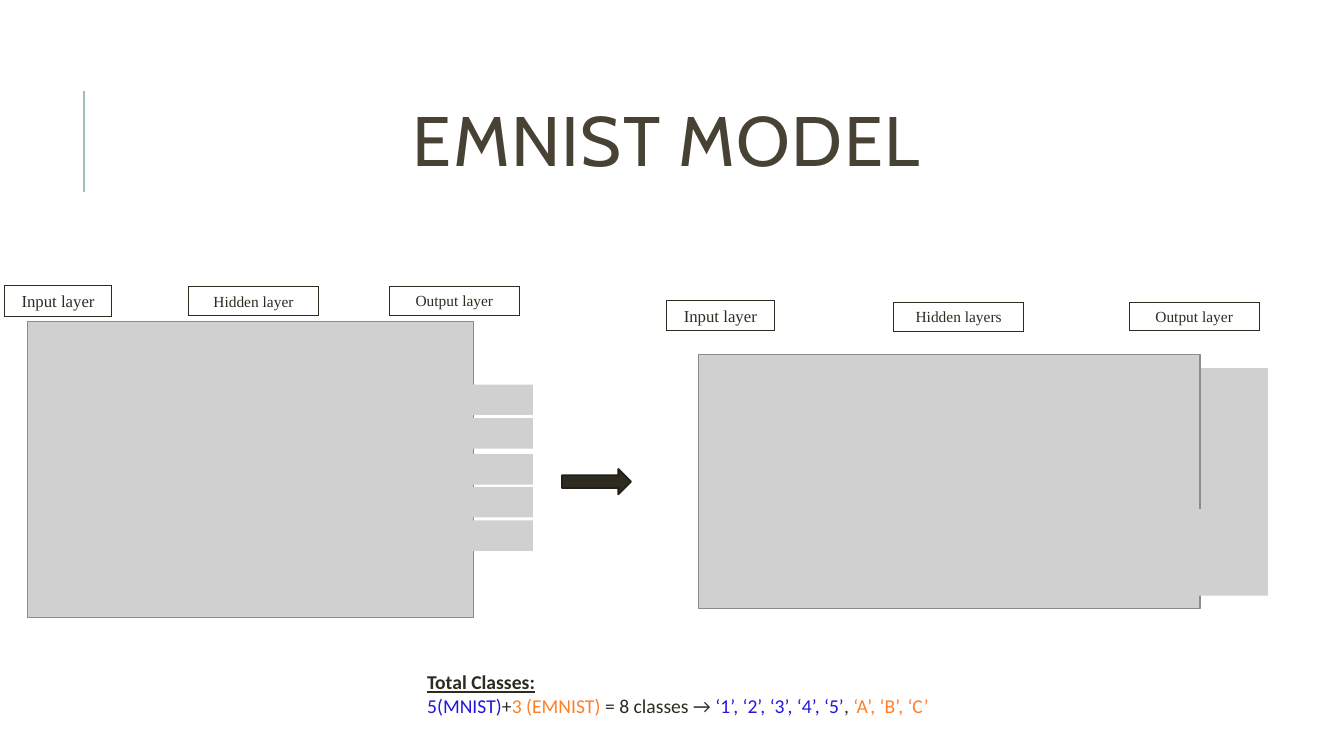
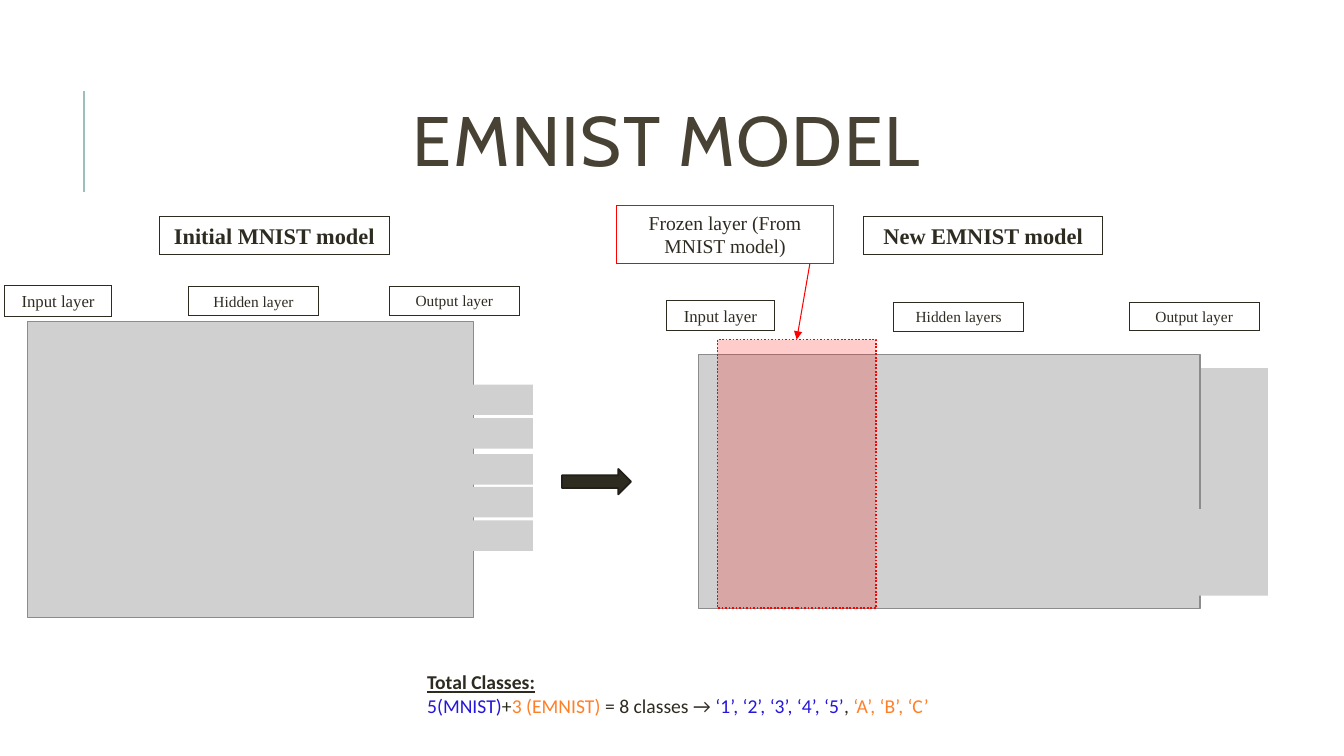
Before and after one commit to HananKhan7/MNIST_EMNIST, a slide deck: slide 14 of Presentation/Thesis_presentation_v_2.pptx. Drawn at 1344x756 pixels with LibreOffice and Linux fonts; fonts in the diff are those of the drawing; grey boxes stand for pictures. Boxes give left, top, right and bottom in pixels: in the first picture for what was removed or moved away, otherwise in the second. Text is boxed around its words. In the diff, an @@ line names an element or a change of style, - is before the commit and + after.

```diff
--- a/Presentation/Thesis_presentation_v_2.pptx
+++ b/Presentation/Thesis_presentation_v_2.pptx
@@ rectangle added at bbox=[616, 206, 834, 263], outline #FF0000 0.75 pt, 14 pt, text #2E2B21 @@
+Frozen layer (From MNIST model)
@@ rectangle added at bbox=[159, 217, 389, 254], outline #2E2B21 0.75 pt, 16 pt, text #2E2B21, bold @@
+Initial MNIST model
@@ rectangle added at bbox=[864, 217, 1103, 254], outline #2E2B21 0.75 pt, 16 pt, text #2E2B21, bold @@
+New EMNIST model
@@ arrow added from (811, 263) to (797, 340), #FF0000 0.75 pt @@
@@ rectangle added at bbox=[718, 340, 876, 608], fill #FF0000 at 20% opacity, outline #FF0000 1.25 pt dashed @@
```
Also in this commit, not shown: 4 other slides changed, 1 slide added.
